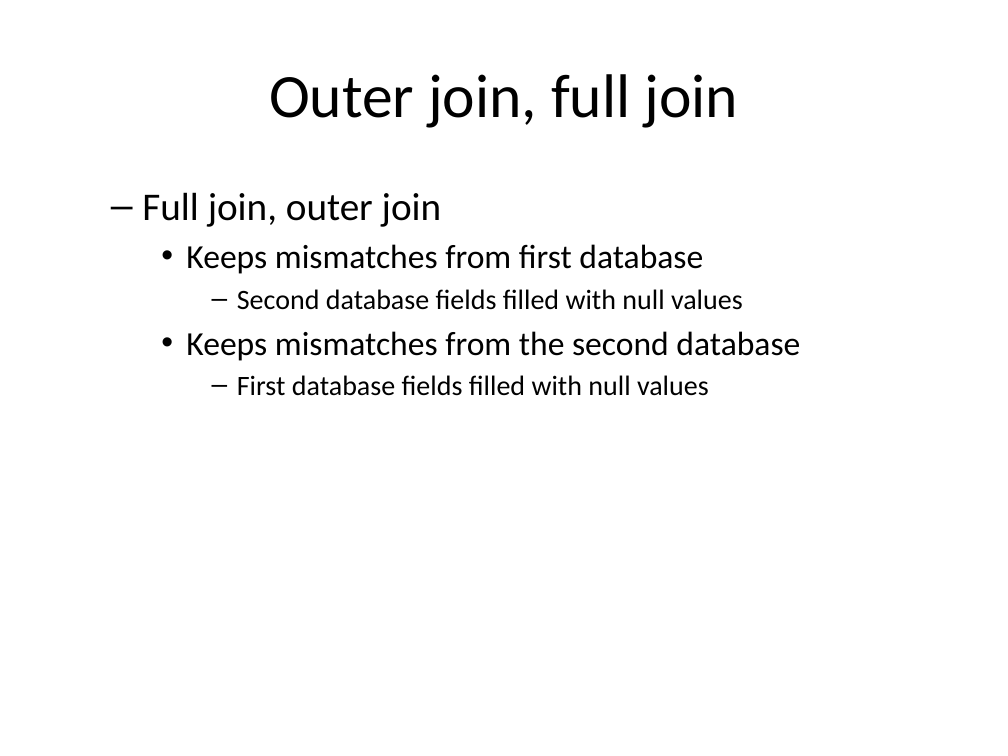
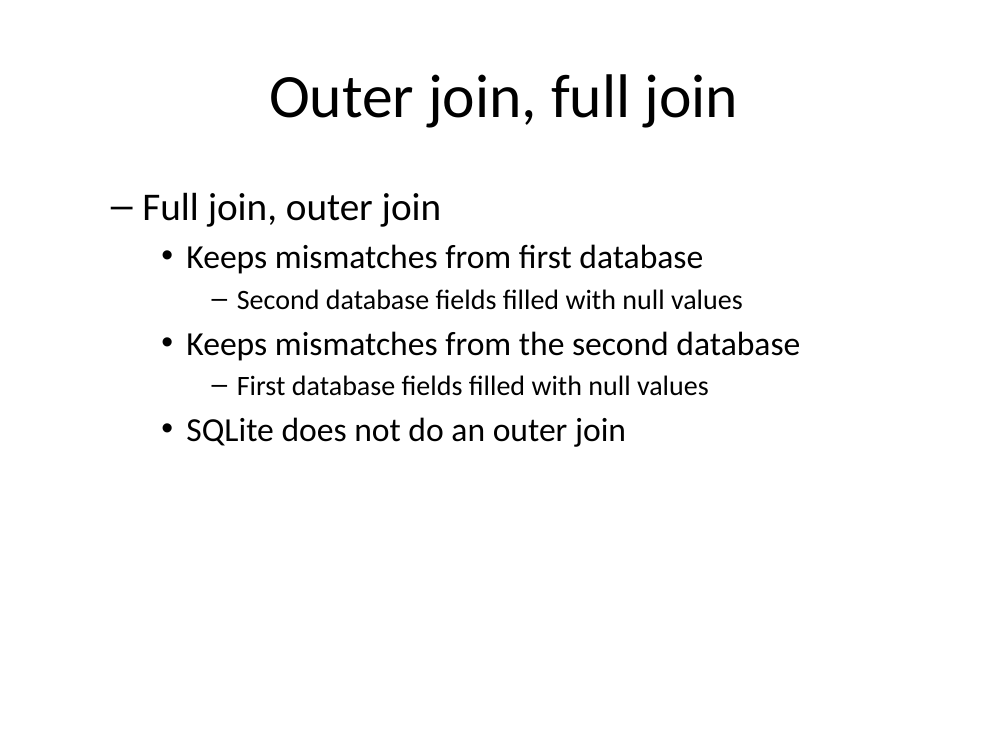
Before and after one commit to pmean/introduction-to-sql, a slide deck: slide 10 of src/mismatches.pptx. Drawn at 1008x756 pixels with LibreOffice and Linux fonts; fonts in the diff are those of the drawing. Boxes give left, top, right and bottom in pixels: in the first picture for what was removed or moved away, otherwise in the second. Text is boxed around its words. In the diff, an @@ line names an element or a change of style, - is before the commit and + after.

```diff
--- a/src/mismatches.pptx
+++ b/src/mismatches.pptx
@@ text at <box>186,417,626,447</box>: paragraph added @@
+    • SQLite does not do an outer join
```
Also in this commit, not shown: 2 other slides changed, 13 slides added, 12 other files.
